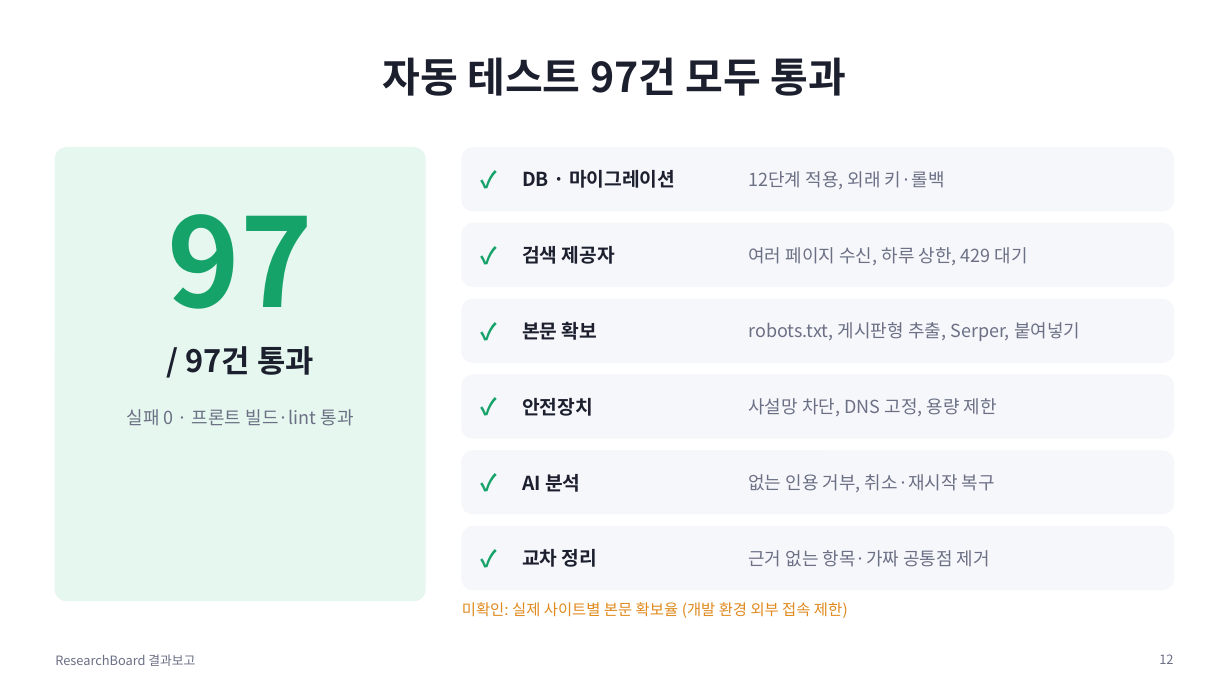
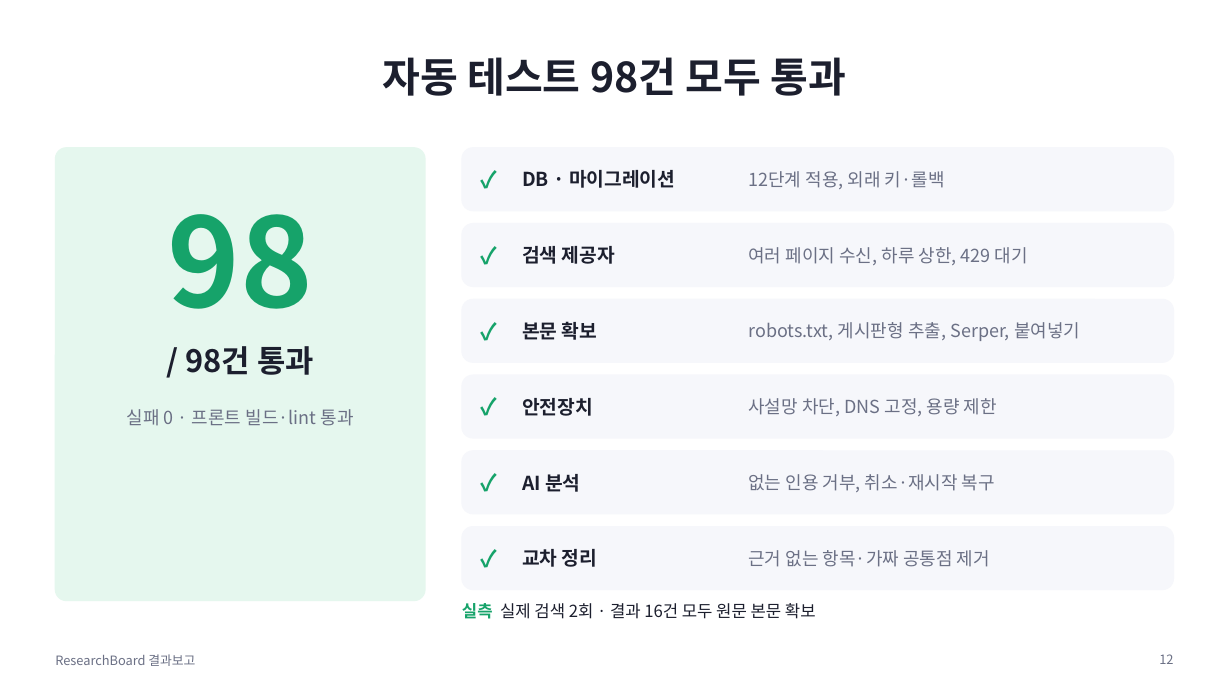
Before and after one commit to PKJUN07/dongyang-research-project, a slide deck: slide 12 of docs/최종발표/ResearchBoard_결과보고서.pptx. Drawn at 1232x693 pixels with LibreOffice and Linux fonts; fonts in the diff are those of the drawing. Boxes give left, top, right and bottom in pixels: in the first picture for what was removed or moved away, otherwise in the second. Text is boxed around its words. In the diff, an @@ line names an element or a change of style, - is before the commit and + after.

```diff
--- a/docs/최종발표/ResearchBoard_결과보고서.pptx
+++ b/docs/최종발표/ResearchBoard_결과보고서.pptx
@@ title at <box>382,57,847,96</box>: text changed @@
-자동 테스트 97건 모두 통과
+자동 테스트 98건 모두 통과
@@ text at <box>168,214,313,309</box>: text changed @@
-97
+98
@@ text at <box>185,346,314,375</box>: text changed @@
-/ 97건 통과
+/ 98건 통과
@@ text at <box>462,603,816,619</box>: text changed; size 12 to 13 pt; text colour #E08A1E to #1C1F2E @@
-미확인: 실제 사이트별 본문 확보율 (개발 환경 외부 접속 제한)
+실측 실제 검색 2회 · 결과 16건 모두 원문 본문 확보
```
Also in this commit, not shown: 4 other slides changed, 15 other files.
